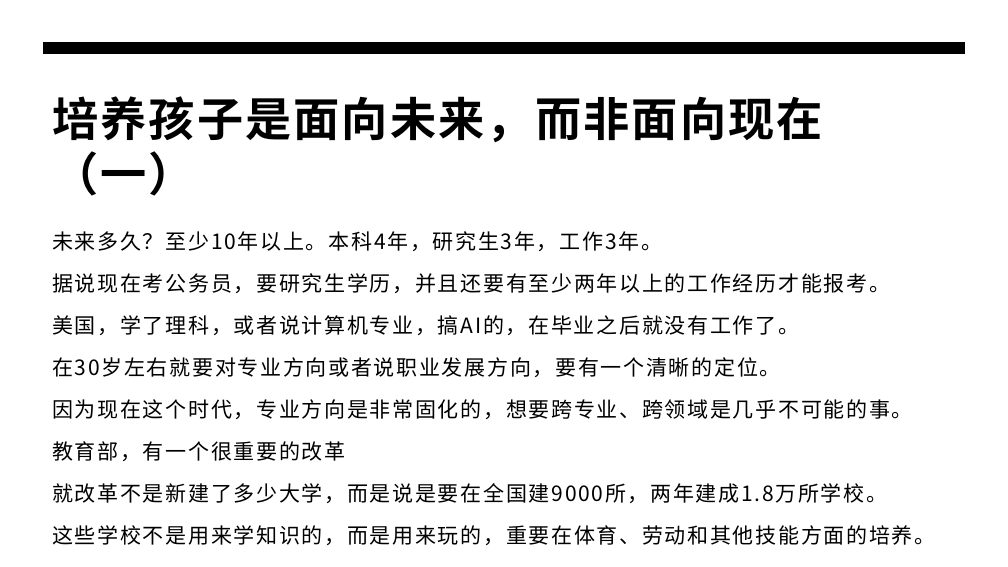
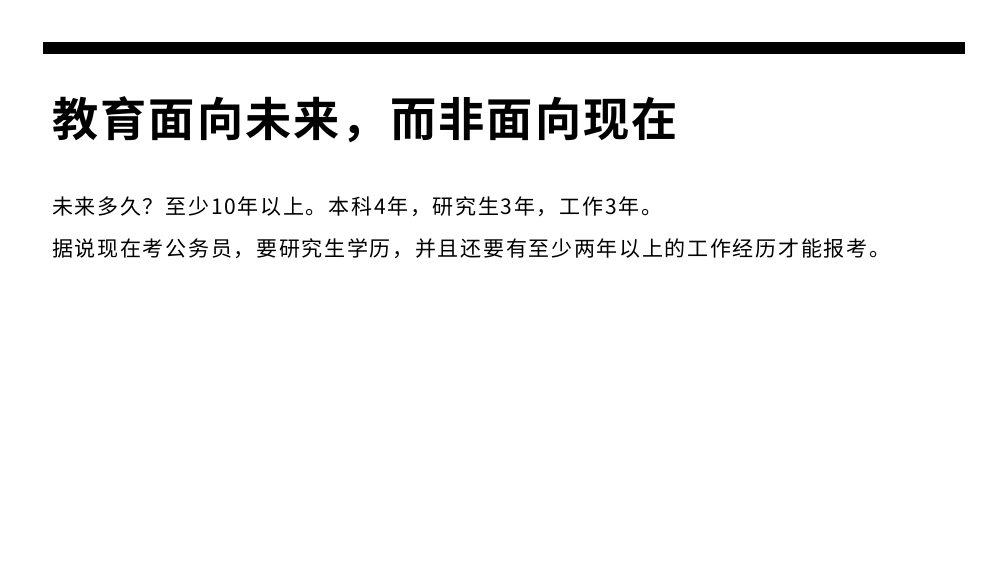
Before and after one commit to panxibei/writing, a slide deck: slide 2 of 44_心理学/24_浥尘伙伴社团原创：浥尘智慧家长课堂/AI时代高智慧家长私教课（第一季）/AI时代高智慧家长私教课（第一季）.pptx. Drawn at 1008x567 pixels with LibreOffice and Linux fonts; fonts in the diff are those of the drawing. Boxes give left, top, right and bottom in pixels: in the first picture for what was removed or moved away, otherwise in the second. Text is boxed around its words. In the diff, an @@ line names an element or a change of style, - is before the commit and + after.

```diff
--- a/44_心理学/24_浥尘伙伴社团原创：浥尘智慧家长课堂/AI时代高智慧家长私教课（第一季）/AI时代高智慧家长私教课（第一季）.pptx
+++ b/44_心理学/24_浥尘伙伴社团原创：浥尘智慧家长课堂/AI时代高智慧家长私教课（第一季）/AI时代高智慧家长私教课（第一季）.pptx
@@ title at box(52, 96, 678, 142): text changed @@
-培养孩子是面向未来，而非面向现在（一）
+教育面向未来，而非面向现在
@@ text "未来多久？至少10年以上。本科4年，研究生3年，工作3年。": place and size @@
-text "未来多久？至少10年以上。本科4年，研究生3年，工作3年。" at box(52, 231, 935, 545)
+text "未来多久？至少10年以上。本科4年，研究生3年，工作3年。" at box(52, 196, 890, 258)
@@ text at box(52, 315, 935, 545): paragraphs removed @@
-美国，学了理科，或者说计算机专业，搞AI的，在毕业之后就没有工作了。
-在30岁左右就要对专业方向或者说职业发展方向，要有一个清晰的定位。
-因为现在这个时代，专业方向是非常固化的，想要跨专业、跨领域是几乎不可能的事。
-教育部，有一个很重要的改革
-就改革不是新建了多少大学，而是说是要在全国建9000所，两年建成1.8万所学校。
-这些学校不是用来学知识的，而是用来玩的，重要在体育、劳动和其他技能方面的培养。
```
Also in this commit, not shown: 59 other slides changed, 2 slides added, 2 slides removed.
